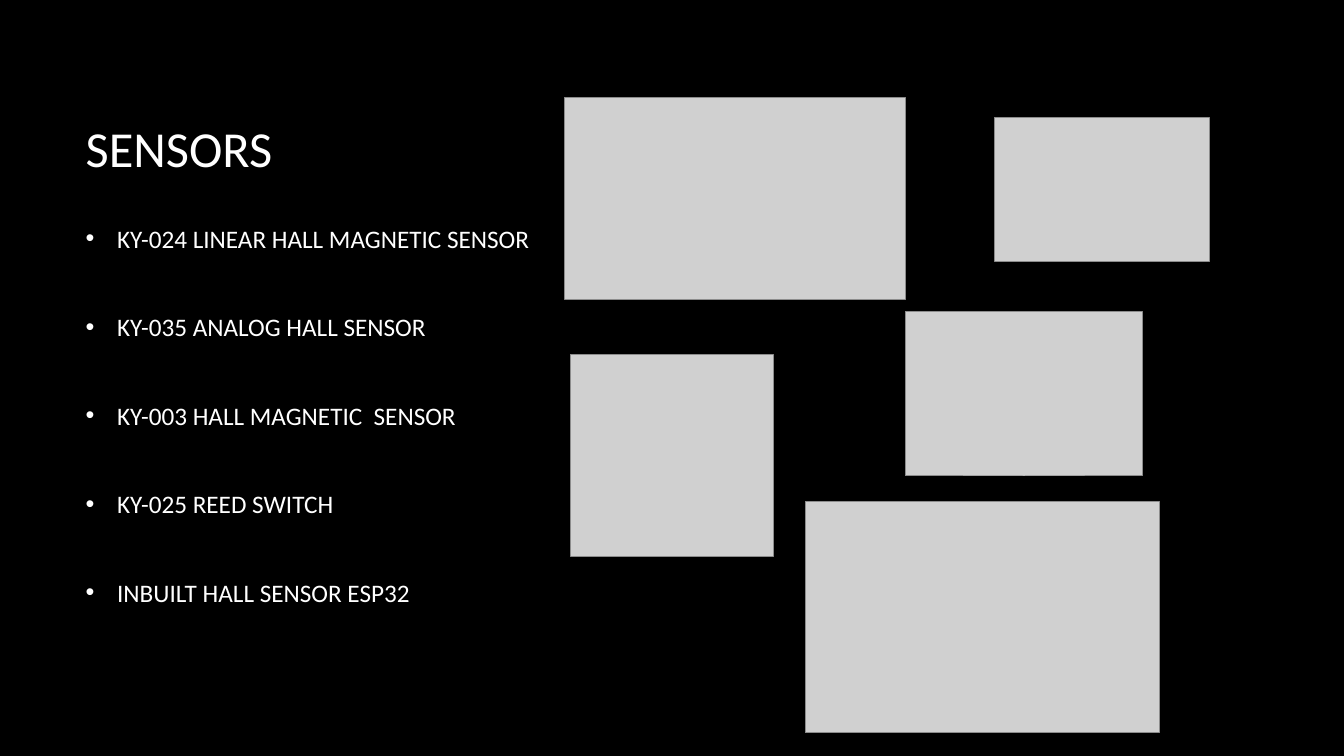
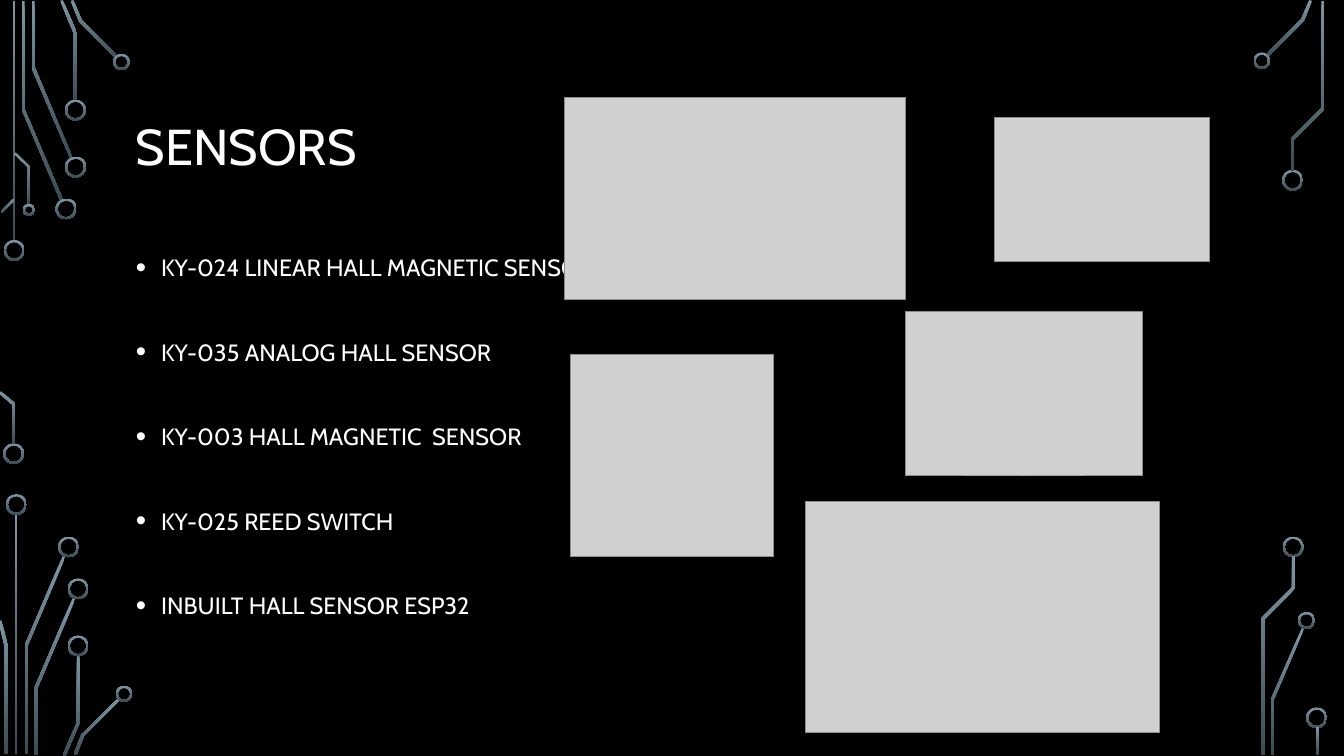
Before and after one commit to Saishivareddy/Smart-Metal-Detection, a slide deck: slide 6 of smart METAL Detector.pptx. Drawn at 1344x756 pixels with LibreOffice and Linux fonts; fonts in the diff are those of the drawing; grey boxes stand for pictures; background and template pictures are left out. Boxes give left, top, right and bottom in pixels: in the first picture for what was removed or moved away, otherwise in the second. Text is boxed around its words. In the diff, an @@ line names an element or a change of style, - is before the commit and + after.

```diff
--- a/smart METAL Detector.pptx
+++ b/smart METAL Detector.pptx
@@ title "SENSORS": place and size @@
-title "SENSORS" at bbox=[86, 134, 273, 168]
+title "SENSORS" at bbox=[136, 129, 357, 166]
@@ title "SENSORS" at bbox=[136, 129, 357, 166]: font Calibri to Cabin; line spacing 1 to 0.9 @@
@@ text "KY-024 LINEAR HALL MAGNETIC SENSOR": place and size @@
-text "KY-024 LINEAR HALL MAGNETIC SENSOR" at bbox=[117, 231, 529, 603]
+text "KY-024 LINEAR HALL MAGNETIC SENSOR" at bbox=[161, 256, 593, 615]
@@ text "KY-024 LINEAR HALL MAGNETIC SENSOR" at bbox=[161, 256, 593, 615]: size 18 to 16.8 pt, font Calibri to Cabin; indent changed; vertical alignment middle to top @@
@@ group added at bbox=[0, 0, 1328, 756]: 33 freeform shapes, 3 rectangles @@
```
Also in this commit, not shown: 9 other slides changed, 10 slides added, 2 slides removed.
